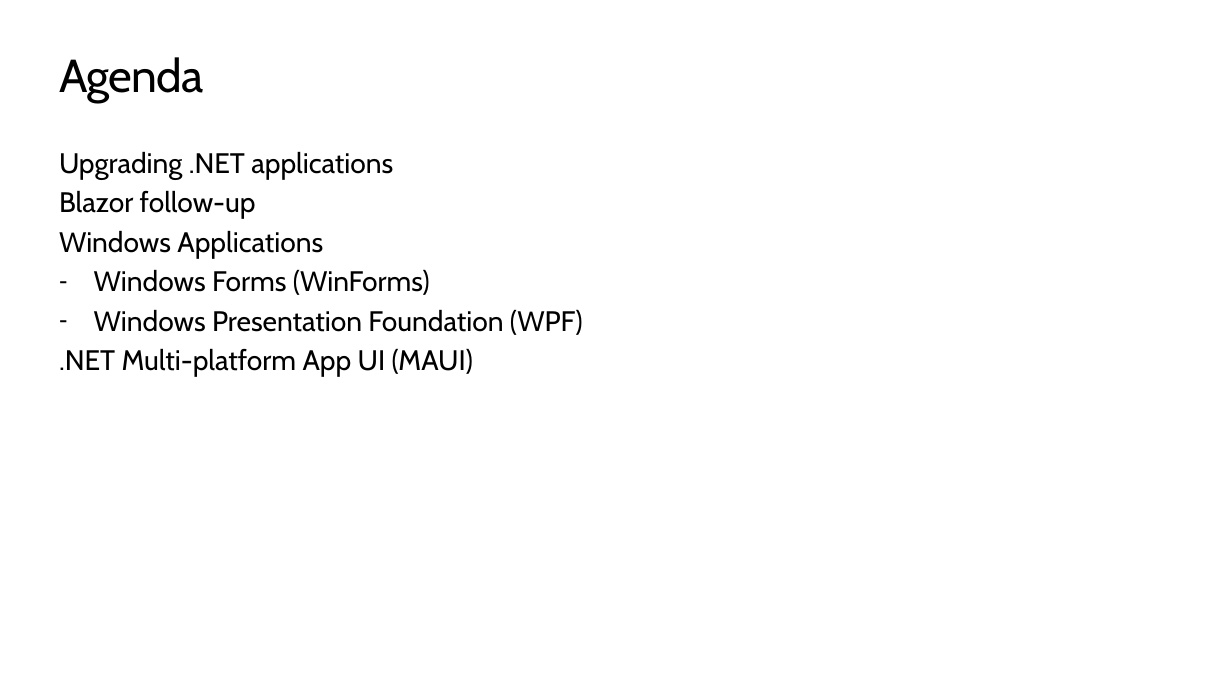
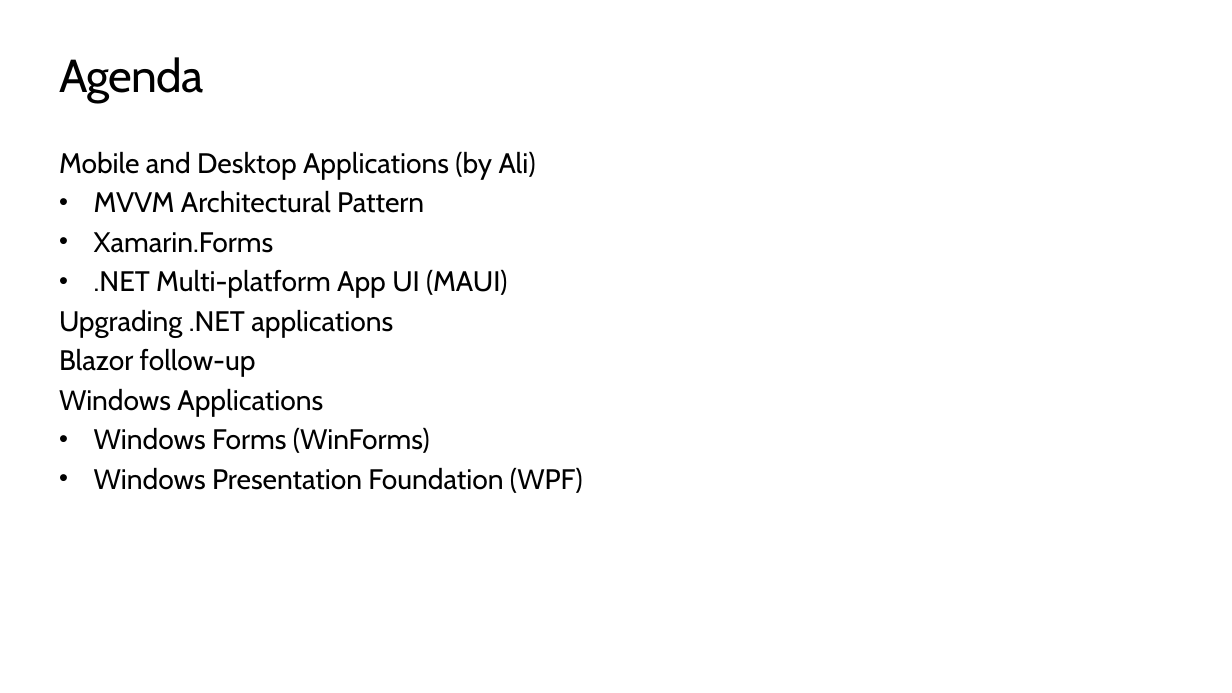
Before and after one commit to ondfisk/BDSA2021, a slide deck: slide 3 of Slides/Lecture10 - Mobile and Desktop Applications with C#.pptx (slide 2 before the commit). Drawn at 1232x693 pixels with LibreOffice and Linux fonts; fonts in the diff are those of the drawing; background and template pictures are left out. Boxes give left, top, right and bottom in pixels: in the first picture for what was removed or moved away, otherwise in the second. Text is boxed around its words. In the diff, an @@ line names an element or a change of style, - is before the commit and + after.

Commit message:
rdy to upg

```diff
--- a/Slides/Lecture10 - Mobile and Desktop Applications with C#.pptx
+++ b/Slides/Lecture10 - Mobile and Desktop Applications with C#.pptx
@@ text at [59,151,536,298]: paragraphs added @@
+Mobile and Desktop Applications (by Ali)
+• MVVM Architectural Pattern
+• Xamarin.Forms
+• .NET Multi-platform App UI (MAUI)
@@ text at [59,348,473,377]: paragraph removed @@
-.NET Multi-platform App UI (MAUI)
@@ text at [94,427,583,493]: bullet - to • @@
```
Also in this commit, not shown: 4 slides added.
